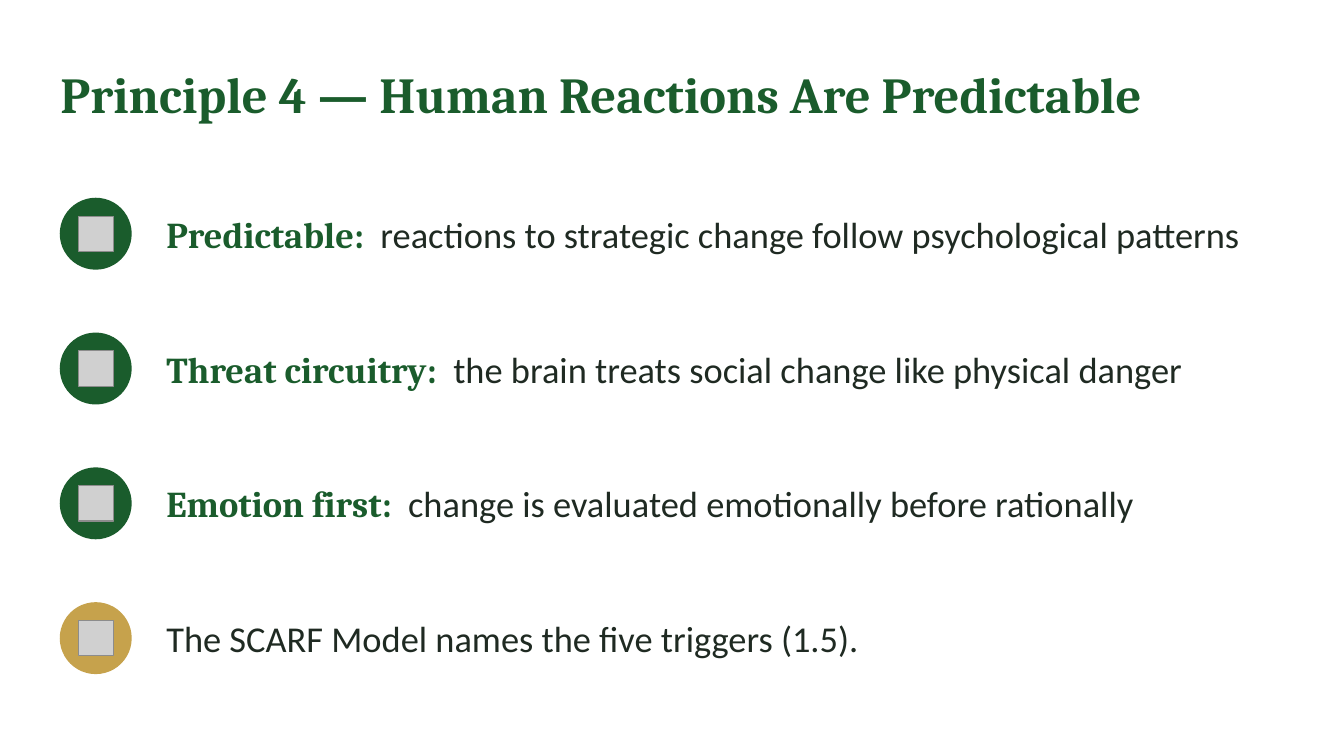
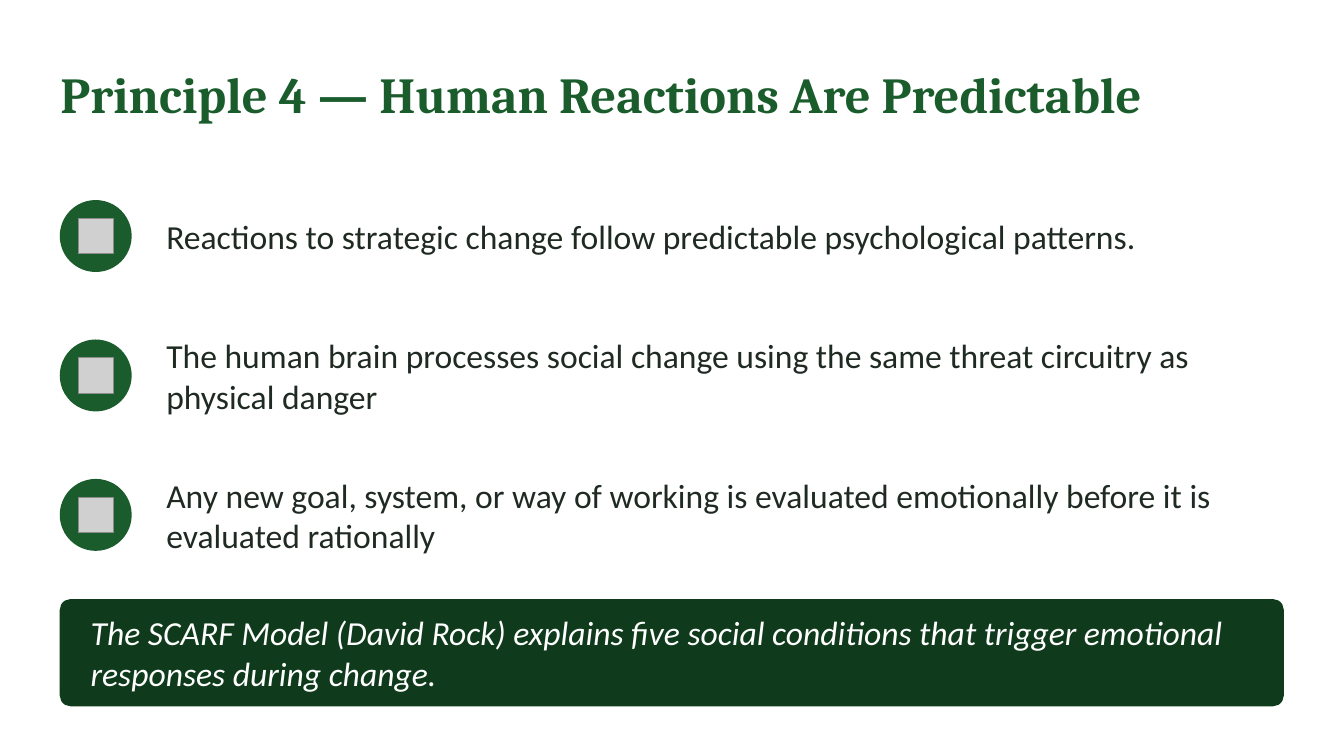
Before and after one commit to IBSL26/ibsl-platform, a slide deck: slide 10 of Unit decks/Unit 05 - Aligning Heart & Mind.pptx. Drawn at 1344x756 pixels with LibreOffice and Linux fonts; fonts in the diff are those of the drawing; grey boxes stand for pictures. Boxes give left, top, right and bottom in pixels: in the first picture for what was removed or moved away, otherwise in the second. Text is boxed around its words. In the diff, an @@ line names an element or a change of style, - is before the commit and + after.

```diff
--- a/Unit decks/Unit 05 - Aligning Heart & Mind.pptx
+++ b/Unit decks/Unit 05 - Aligning Heart & Mind.pptx
@@ text at bbox=[166, 225, 1135, 255]: text changed; size 26 to 24 pt @@
-Predictable: reactions to strategic change follow psychological patterns
+Reactions to strategic change follow predictable psychological patterns.
@@ ellipse: place and size @@
-ellipse at bbox=[60, 334, 131, 404]
+ellipse at bbox=[60, 341, 131, 411]
@@ picture: place and size @@
-picture at bbox=[79, 351, 114, 386]
+picture at bbox=[79, 358, 114, 393]
@@ text at bbox=[166, 344, 1188, 415]: text changed; size 26 to 24 pt @@
-Threat circuitry: the brain treats social change like physical danger
+The human brain processes social change using the same threat circuitry as physical danger
@@ ellipse: place and size @@
-ellipse at bbox=[60, 468, 131, 538]
+ellipse at bbox=[60, 480, 131, 551]
@@ picture: place and size @@
-picture at bbox=[79, 486, 114, 521]
+picture at bbox=[79, 497, 114, 532]
@@ text at bbox=[166, 484, 1211, 554]: text changed; size 26 to 24 pt @@
-Emotion first: change is evaluated emotionally before rationally
+Any new goal, system, or way of working is evaluated emotionally before it is evaluated rationally
@@ ellipse removed at bbox=[60, 603, 131, 674] @@
@@ rounded rectangle added at bbox=[60, 600, 1284, 706], fill #0F3B1C, outline #0F3B1C 1 pt @@
@@ picture removed at bbox=[79, 621, 114, 656] @@
@@ text at bbox=[91, 620, 1222, 692]: text changed; size 26 to 24 pt; text colour #1F2A22 to #FFFFFF; italic on @@
-The SCARF Model names the five triggers (1.5).
+The SCARF Model (David Rock) explains five social conditions that trigger emotional responses during change.
```
Also in this commit, not shown: 24 other slides changed, 8 slides added, 1 slide removed, 41 other files.
